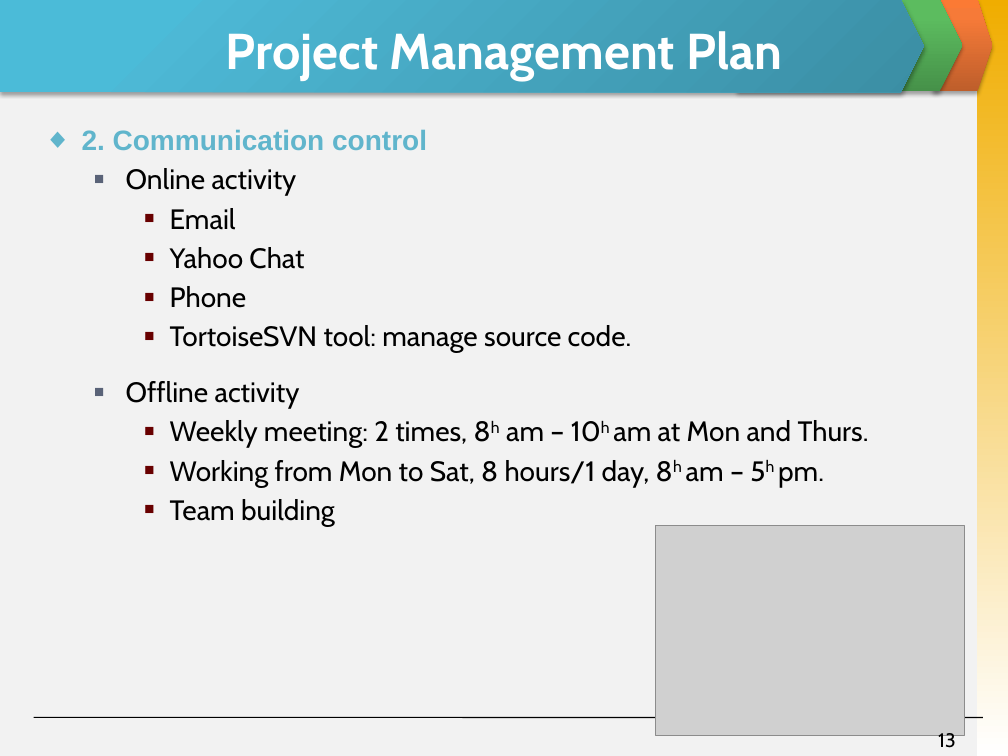
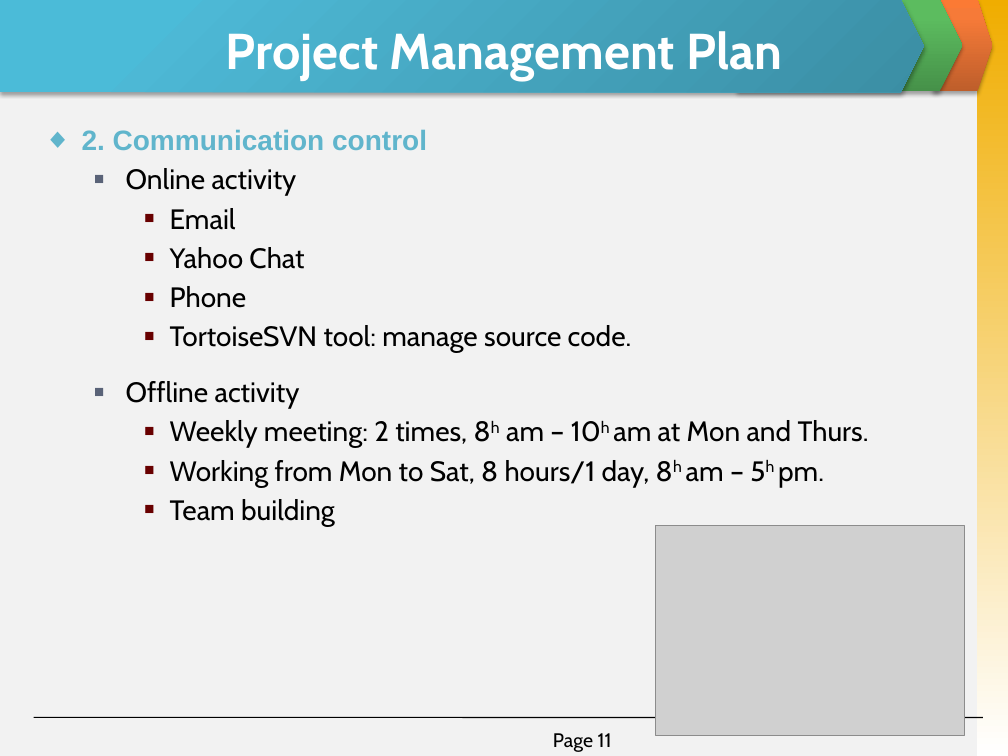
Before and after one commit to invisibleghost/e-learning-website, a slide deck: slide 11 of Document/Final report/Slide Present E-Learning.pptx (slide 13 before the commit). Drawn at 1008x756 pixels with LibreOffice and Linux fonts; fonts in the diff are those of the drawing; grey boxes stand for pictures. Boxes give left, top, right and bottom in pixels: in the first picture for what was removed or moved away, otherwise in the second. Text is boxed around its words. In the diff, an @@ line names an element or a change of style, - is before the commit and + after.

```diff
--- a/Document/Final report/Slide Present E-Learning.pptx
+++ b/Document/Final report/Slide Present E-Learning.pptx
@@ page number added at [553, 733, 612, 752], 14 pt, text #000000 @@
+Page 11
@@ page number removed at [938, 733, 956, 748] @@
-13
```
Also in this commit, not shown: 29 other slides changed, 2 slides added, 3 slides removed.
